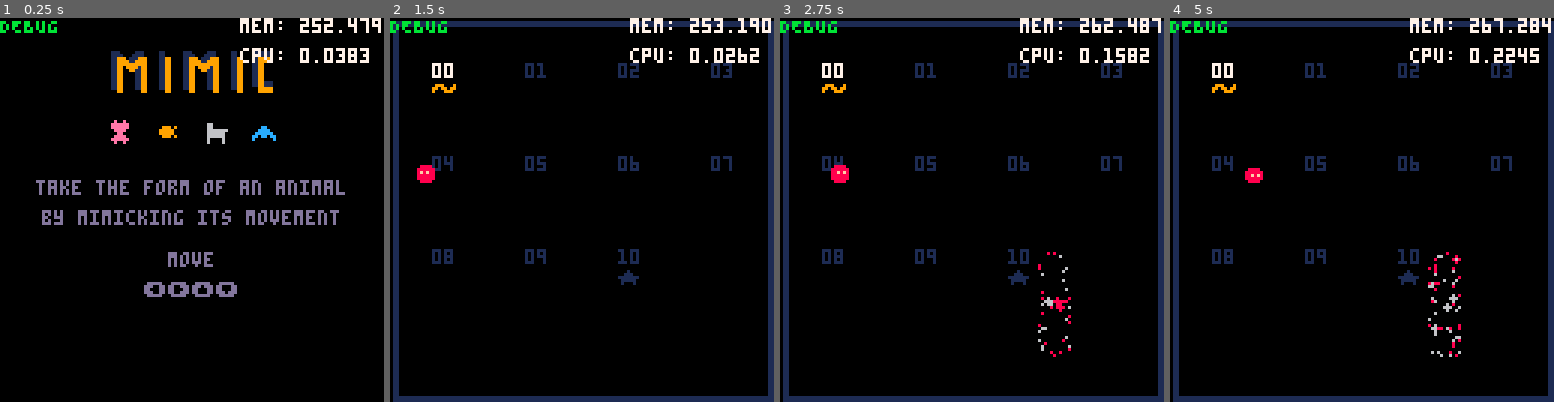
Above: before the commit, frames 1-4 (left to right).
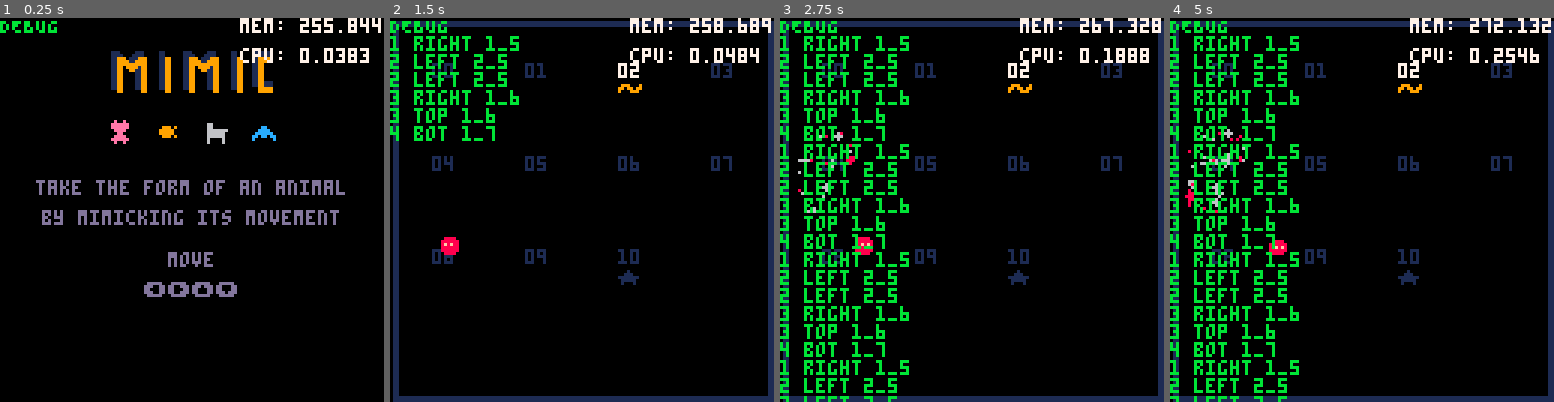
Above: after the commit, the same moments.

Repository: sourencho/mimic
Game: PICO-8 cartridge mimic.p8
Two runs of this game, one before a commit and one after it. Both use one fixed random seed, a clock stepped at 60 frames per second and the inputs below.
Inputs:
- Up to frame 1 (0.25 s): no input
- Up to frame 2 (1.5 s): tap X (X key) at 0.33, 1.07 s; tap O (Z key) at 0.7 s
- Up to frame 3 (2.75 s): hold Right 1.6-2.1 s; tap O (Z key) at 1.7, 2.1, 2.5 s; tap X (X key) at 1.85 s; hold Up 2.15-2.42 s; hold Right from 2.47 s (still down)
- Up to frame 4 (5 s): tap O (Z key) every 0.4 s from 2.9 to 4.9 s; tap X (X key) at 2.97, 4.08 s; release Right at 3.03 s; hold Left 3.08-3.58 s; hold Down 3.63-3.97 s; hold Right 4.02-4.68 s; hold Up from 4.73 s (still down)

The runs differ from the first frame. In frame 1, less than 0.1% of the frame differs, in the area x 84-99%, y 0-4%; in frame 2, 3.4%; in frame 3, 9.8%; in frame 4, 10%, in the area x 0-100%, y 0-100%.

Commit message:
Draft of transform vfx, there is another a todo bug

Diff:
--- a/mimic.p8
+++ b/mimic.p8
@@ -7,7 +7,7 @@
 -- DATA
 
 -- SETTINGS
-start_level = 0
+start_level = 2
 
 slow_speed = 20 -- the larger the slower the npcs move
 tile_slow_speed = 2 -- the larger the slower the tiles animate
@@ -257,19 +257,35 @@
     r = t[1]
     c = t[2]
     return {
-        top = {{r*8, c*8}, {r*8 + 8, c*8}},
+        bot = {{r*8, c*8}, {r*8 + 8, c*8}},
         right = {{r*8 + 8, c*8}, {r*8 + 8, c*8 + 8}},
-        bot = {{r*8 + 8, c*8 + 8}, {r*8, c*8 + 8}},
+        top = {{r*8 + 8, c*8 + 8}, {r*8, c*8 + 8}},
         left = {{r*8, c*8 + 8}, {r*8, c*8}},
     }
 end
 
+function sort(a,cmp)
+    for i=1,#a do
+        local j = i
+            while j > 1 and cmp(a[j-1],a[j]) do
+                a[j],a[j-1] = a[j-1],a[j]
+                j = j - 1
+        end
+    end
+end
+
+-- sorts tiles in increasing x and y coord
+function sort_tiles(ts)
+    sort(ts, function(a, b) return a[1] > b[1] end)
+    sort(ts, function(a, b) return a[2] > b[2] end)
+end
+
 -- given two adj tiles, return directions from first to second and vice-versa
 function tile_pair_dirs(t1, t2)
-    if (t1[1] < t2[1]) return {"right", "left"}
-    if (t1[1] > t2[1]) return {"left", "right"}
-    if (t1[2] < t2[2]) return {"top", "bot"}
-    if (t1[2] > t2[2]) return {"bot", "top"}
+    if (t1[1] < t2[1]) return {"left", "right"}
+    if (t1[1] > t2[1]) return {"right", "left"}
+    if (t1[2] < t2[2]) return {"bot", "top"}
+    if (t1[2] > t2[2]) return {"top", "bot"}
 end
 
 -- compute magnitude of v
@@ -657,7 +673,7 @@
     if (btnp(2)) pl.dy = -1
     if (btnp(3)) pl.dy = 1
     if (btnp(4) and debug_mode) then
-        transform_vfx(actors[1])
+        transform_vfx(actors[2])
         -- fuzzy_str_line_vfx(16, 16, 40, 16, 8, 6)
         -- fuzzy_str_line_vfx(40, 16, 40, 32, 8, 6)
         -- fuzzy_str_line_vfx(40, 32, 32, 32, 8, 6)
@@ -827,7 +843,6 @@
 end
 
 -- get the postitions of the tiles the actor's pattern covers
--- TODO(sourencho): this needs to be in order for transform_vfx to work
 function get_pattern_tile_coords(a)
     local coords = {}
     local loc = {a.x, a.y}
@@ -1084,28 +1099,40 @@
 
 function transform_vfx(a)
     if (not debug_mode) return
+
+    -- get tiles
     local tiles = get_pattern_tile_coords(a)
-    local remove = {} -- line to remove from each tile
+    -- TODO: Sort doesnt actually give you the animals move dir
+    -- goat pattern not working
+    sort_tiles(tiles)
+
+    -- gen lines
+    tile_lines = {}
+    for i=1,#tiles do
+        add(tile_lines, get_tile_lines(tiles[i]))
+    end
+
+    -- remove adj lines
     for i=1,#tiles-1 do
-        for j=i+1,#tiles do
-            -- border lines to remove
-            local dirs = tile_pair_dirs(tiles[i], tiles[j])
-            add(remove, dirs[1])
-            add(remove, dirs[2])
-        end
-    end
+        local j = i + 1
+        -- border lines to remove
+        local dirs = tile_pair_dirs(tiles[i], tiles[j])
+        tile_lines[i][dirs[2]] = nil
+        tile_lines[j][dirs[1]] = nil
+        debug_log(i.." "..dirs[2].." "..pair_str(tiles[i]))
+        debug_log(j.." "..dirs[1].." "..pair_str(tiles[j]))
+    end
+
+    -- draw lines
     for i=1,#tiles do
-        -- draw lines
-        local t = tiles[i]
-        local lines = get_tile_lines(t)
-        for k, l in pairs(lines) do
-            if (k != remove[i]) fuzzy_str_line_vfx(l[1][1], l[1][2], l[2][1], l[2][2], 8, 6)
-        end
-    end
-
-end
-
-function transform_vfx_2(a)
+        for k, l in pairs(tile_lines[i]) do
+            fuzzy_str_line_vfx(l[1][1], l[1][2], l[2][1], l[2][2], 8, 6)
+        end
+    end
+
+end
+
+function transform_vfx_crude(a)
     if (not debug_mode) return
     for pos in all(get_pattern_tile_coords(a)) do
         box_vfx(pos[1], pos[2], 8)
